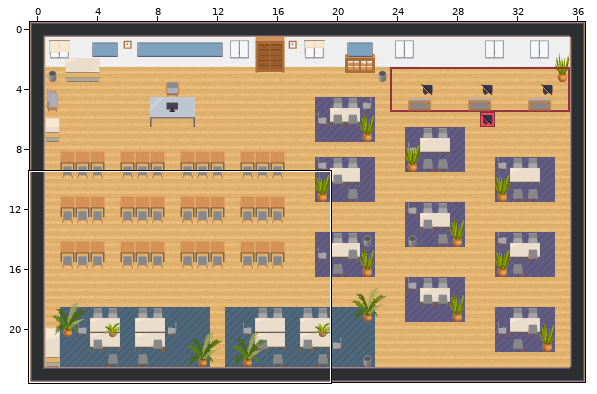
Tiled map (JSON), stored at map.tmj. Above, an overview of the earlier version with the close-up marked.
Close-up. The starting point:
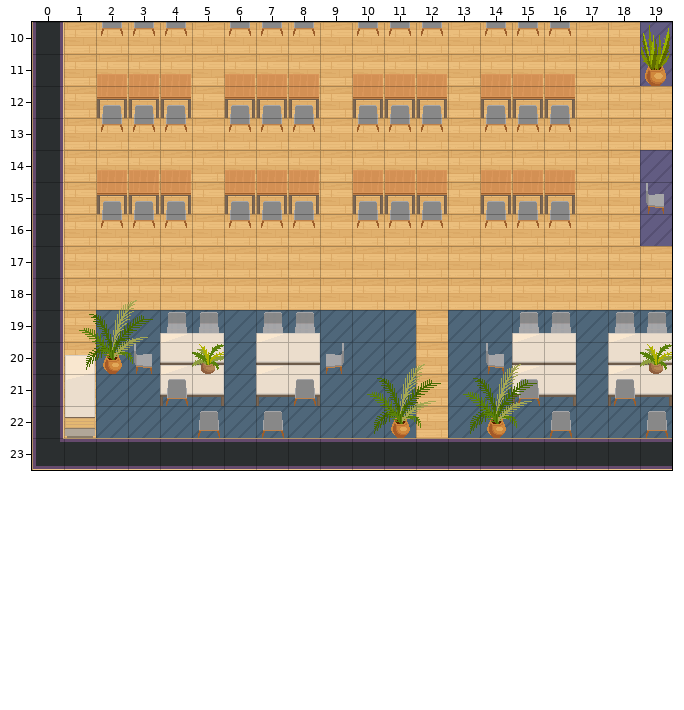
Cells are 32x32 px. Shown: x 0..19, y 10..23. The commit also changed other parts of the map, which this record leaves out.
The same view after the edit:
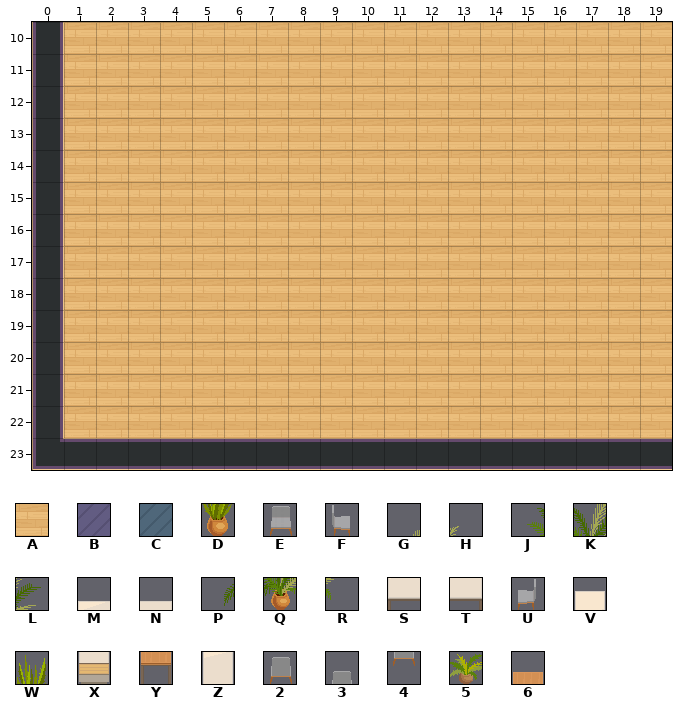
Key: from "Chunk 1": A 1, B 7, C 8, D 9, E 10, F 37, G 39, H 40, J 41, K 42, L 43, M 44, N 45, P 46, Q 47, R 48, S 49, T 50, U 51, V 73, W 77, X 78, Y 79, Z 80, 2 81, 3 109, 4 110, 5 111, 6 113.
_ is an empty cell.
Tiles replaced or removed in this view: 2, 3, 4, 5, 6, B, C, D, E, F, G, H, J, K, L, M, N, P, Q, R, S, T, U, V, W, X, Y, Z.
Change:
Changed rows in their new state; . is an unchanged cell.
Layer "bottom":
first column x 2:
10 .................A
11 .................A
14 .................A
15 .................A
16 .................A
19 AAAAAAAAAA.AAAAAAA
20 AAAAAAAAAA.AAAAAAA
21 AAAAAAAAAA.AAAAAAA
22 AAAAAAAAAA.AAAAAAA
Layer "things-0" (removed):
first column x 4:
19 __.__......__.__
Layer "wall":
first column x 1:
18 .__................
19 _____.__......__.__
20 _____.__..__.___.__
21 .........___.......
22 .........___.......
Layer "things":
first column x 2:
10 ................._
11 ................._
12 ___.___.___.___...
15 ___.___.___.___...
first column x 1:
20 _..__.__.....___.__
21 _..__.__....____.__
22 _..._._.....____.._
Layer "things2":
first column x 2:
10 ___.___.___.___...
12 ___.___.___.___...
13 ___.___.___.___...
15 ___.___.___.___.._
16 ___.___.___.___...
first column x 3:
20 _....._.........
21 ._..._......_.._
Layer "things3":
first column x 5:
20 _............._
Layer "floor_depth1" (removed):
first column x 2:
10 ................._
11 ___.___.___.___...
14 ___.___.___.___...
first column x 1:
18 .__................
19 _____.__......__.__
20 _._.......__.__....
21 .........______....
22 ........._.__._....
